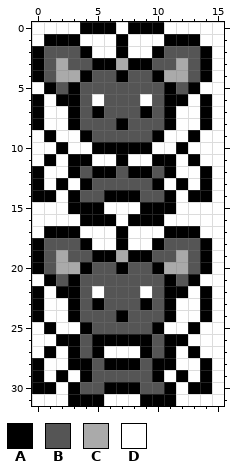
Two states of a pixel-art sprite, gfx/minis/cinccino.png. The picture above was drawn from the file before the commit.
The file is 16x32 pixels.
Palette (. is transparent): A #000000  B #555555  C #aaaaaa  D #ffffff
Pixels before, first column x 0:
 0 DDDDAAADAAADDDDD
 1 DAAADDDADDDAAADD
 2 ABBBADDADDABBBAD
 3 ABCBBAACAABBCBAD
 4 ABCCABBABBACCBAD
 5 DABABBBBBBBABADD
 6 ADAABDBBBDBAADAD
 7 ADDABABBBABADDAD
 8 ADDABBBABBBADDAD
 9 DADDABBBBBADDADD
10 DDADDAAAAADDADDD
11 DADAADDADDAADADD
12 ADDABAABAABADDAD
13 ADADABBBBBADADAD
14 AADABBAAABBADAAD
15 DDDAAADDDAAADDDD
16 DDDDAAADAAADDDDD
17 DAAADDDADDDAAADD
18 ABBBADDADDABBBAD
19 ABCBBAACAABBCBAD
20 ABCCABBABBACCBAD
21 DABABBBBBBBABADD
22 ADAABDBBBDBAADAD
23 ADDABABBBABADDAD
24 ADDABBBABBBADDAD
25 DADDABBBBBADDADD
26 DDAABAAAAABAADDD
27 DADABADDDABADADD
28 ADDAABAAABAADDAD
29 ADADABBBBBADADAD
30 AADABBAAABBADAAD
31 DDDAAADDDAAADDDD
Once edited:
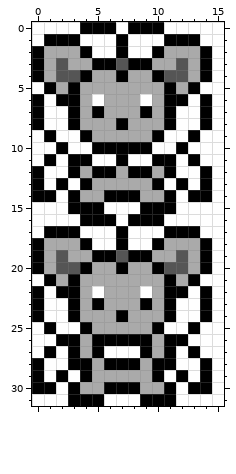
Changes in this commit:
Colour B changes from #555555 to #aaaaaa.
Colour C changes from #aaaaaa to #555555.
Where, in picture pixels (left, top, right, bottom), the same in both pictures:
changed: (44, 46, 200, 202)
changed: (44, 238, 200, 394)
